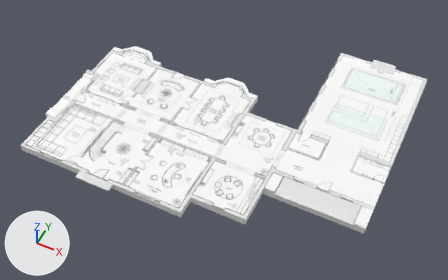
Renders of the glTF model na-project-portal/26-Projects/RB05__WestFarm/30__TrueVision__AppContent/DesignPhase01__ConceptDesign__Scheme-02/RB05__Storey__GroundFloor__ProposedFloors__MeshModel__.glb from each side of a commit.
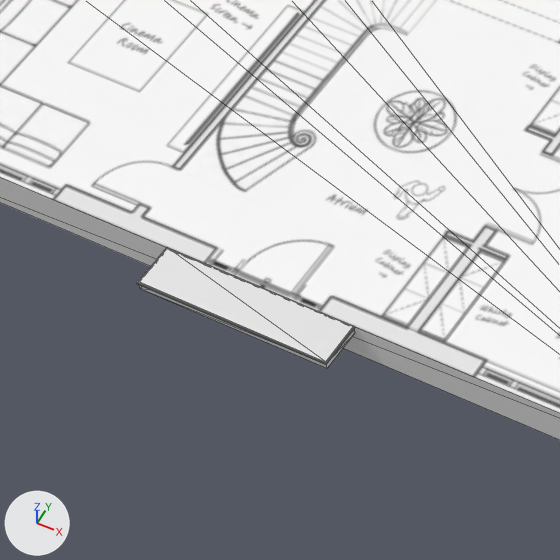
There are two pictures of each version: one whole from a camera (50 mm lens) standing at (39.78, -11.87, 45.42) and looking at (20.78, 26.14, -2.09), one close up on the part from 12% to 33% of the width and 46% to 80% of the height. Arrows for +X, +Y and +Z are at lower left; the lights stay in place. The older version's two pictures come first. The close-ups show mesh edges as thin lines. Vertices at exactly the same position are counted once.

Names of what the first close-up shows: '22__ProposedBuilding__Floors::Default', '22__ProposedBuilding__Floors::MAT000E__RB05__GroundFloor__Scheme-02-1#1'.
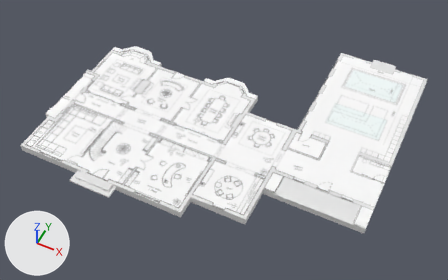
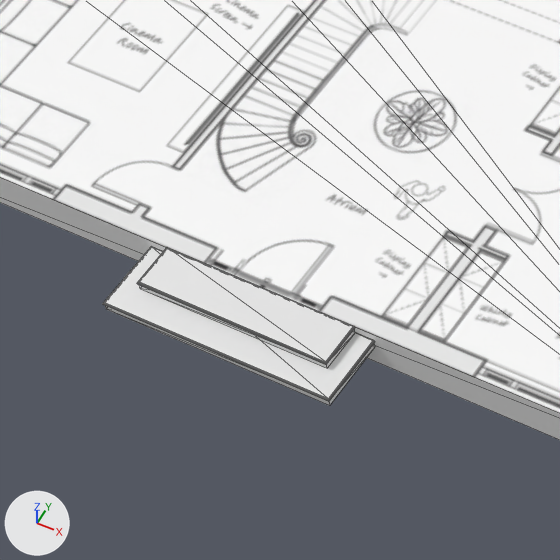
Changed parts and their boxes [x1, y1, x2, y2] in the close-ups (560 x 560 px):
part 1 of me_mesh_0_22__proposedbuilding__floors__default, added: after [105, 306, 375, 405]
part 2 of me_mesh_0_22__proposedbuilding__floors__default, added: after [103, 247, 375, 402]

The edits, one by one:
me_mesh_0_22__proposedbuilding__floors__default is used by ob_22__proposedbuilding__floors__default; location (0.0, 0.0, 0.0).
me_mesh_0_22__proposedbuilding__floors__default had 220 vertices, 338 faces and spanned x 3.7..37.2, y 14.2..42.6, z -0.8..0.0.
me_mesh_0_22__proposedbuilding__floors__default now has 280 vertices, 450 faces and spans x 3.7..37.2, y 13.7..42.6, z -0.8..0.0.
me_mesh_0_22__proposedbuilding__floors__default part 1: a new loose piece, a box spanning x 10.96..15.26, y 13.7..15.0, z -0.32..-0.2, in mat_default (white #e7e7e7).
me_mesh_0_22__proposedbuilding__floors__default part 2: the loose piece of 52 vertices spanning x 11.3..14.9, y 14.2..15.0, z 0.0 is copied, and the copy is scaled about its middle by (1.19, 1.62, 0.0892), then moved by (0.0, -0.3, -0.2); it spans x 10.9..15.3, y 13.7..15.0, z -0.2.
